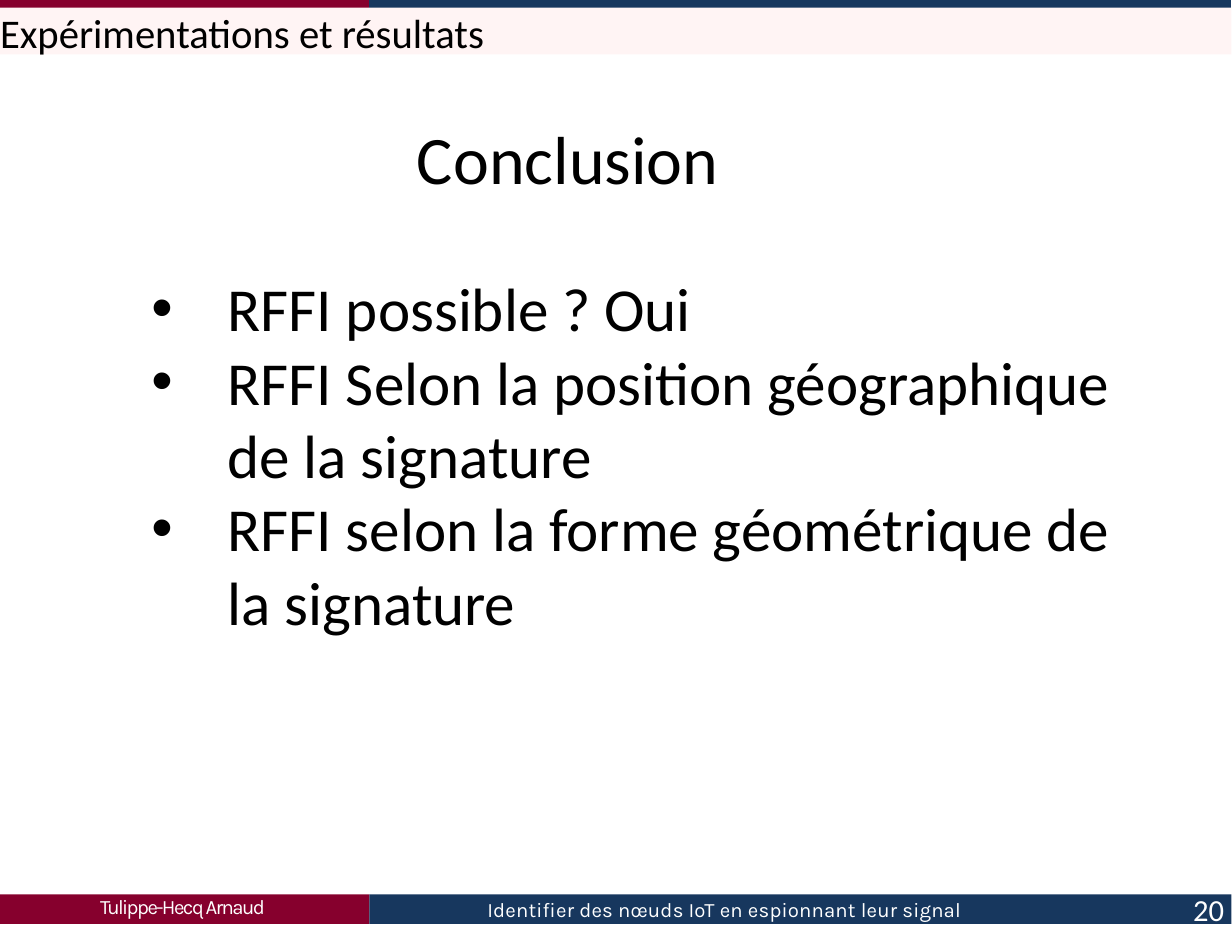
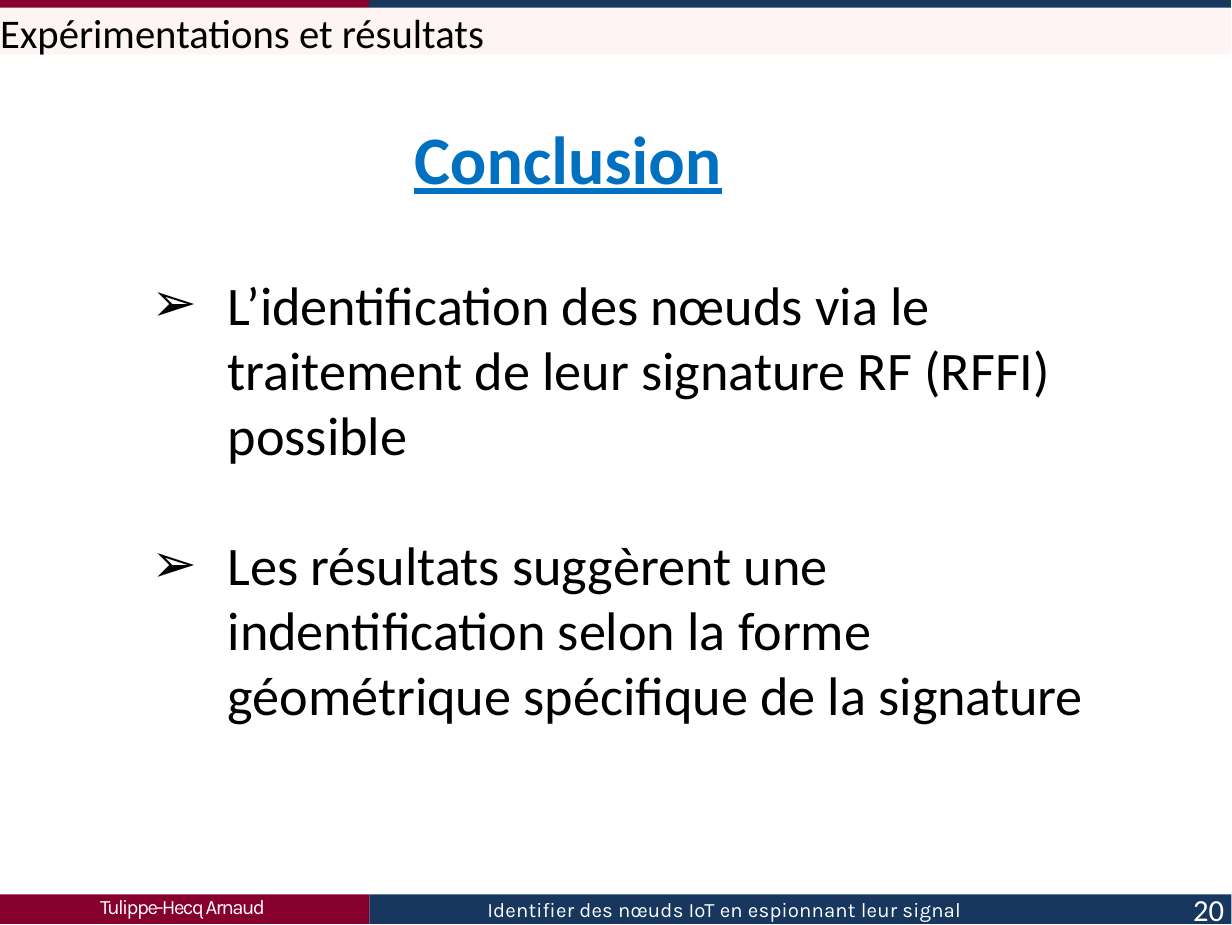
Before and after one commit to Arnaud458/TFE2023, a slide deck: slide 20 of présentation.pptx. Drawn at 1232x925 pixels with LibreOffice and Linux fonts; fonts in the diff are those of the drawing. Boxes give left, top, right and bottom in pixels: in the first picture for what was removed or moved away, otherwise in the second. Text is boxed around its words. In the diff, an @@ line names an element or a change of style, - is before the commit and + after.

```diff
--- a/présentation.pptx
+++ b/présentation.pptx
@@ text "Conclusion" at (414,136,721,194): text colour #000000 to #0070C0, bold on, underline on @@
@@ text at (228,287,1083,725): text changed; size 18 to 16 pt @@
-• RFFI possible ? Oui
-• RFFI Selon la position géographique de la signature
-• RFFI selon la forme géométrique de la signature
+➢ L’identification des nœuds via le traitement de leur signature RF (RFFI) possible
+➢ Les résultats suggèrent une indentification selon la forme géométrique spécifique de la signature
```
Also in this commit, not shown: 11 other slides changed, 2 other files.
